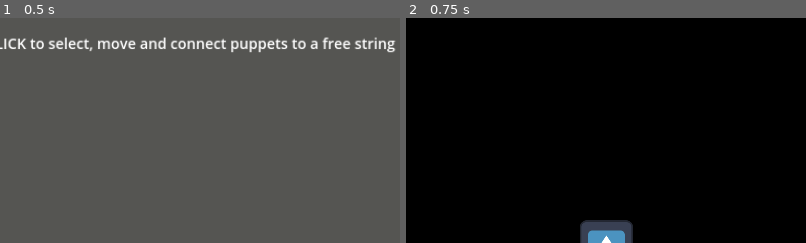
Above: before the commit, frames 1-2 (left to right).
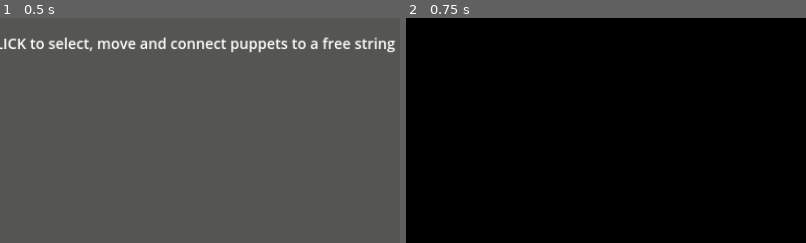
Above: after the commit, the same moments.

Repository: Sidremus/June2024Jam
Game: Godot game, scene res://Danae/Assets/Scenes/Game.tscn
Two runs of this game, one before a commit and one after it. Both use one fixed random seed, a clock stepped at 60 frames per second and the inputs below. The engine's default icon, where the game draws it, is replaced by a stand-in: a white triangle on a blue panel in a dark square. Video files are missing from this copy of the repository; at most half a second of black plays in their place.
Inputs:
- Up to frame 1 (0.5 s): no input
- Up to frame 2 (0.75 s): click "PLAY" at 0.5 s
The pictures show only the part of the screen within x 31-81%, y 50-100%; the shares and areas given below are measured in that part.

Frame 1 is identical in both runs. In frame 2, 1.3% of the frame differs, in the area x 43-57%, y 89-100%.

Commit message:
intro text added to the game scene

Diff:
--- a/Danae/Assets/Scenes/Game.tscn
+++ b/Danae/Assets/Scenes/Game.tscn
@@ -1,10 +1,11 @@
-[gd_scene load_steps=6 format=3 uid="uid://b12cjkf4r5bi3"]
+[gd_scene load_steps=7 format=3 uid="uid://b12cjkf4r5bi3"]
 
 [ext_resource type="PackedScene" uid="uid://bst4j8b3dheyv" path="res://Danae/Assets/Scenes/main_menu.tscn" id="1_wkuu7"]
 [ext_resource type="Script" path="res://Danae/Assets/Scenes/SceneManager.gd" id="1_y0kpd"]
 [ext_resource type="AudioStream" uid="uid://x1w2ea457l8w" path="res://Danae/Assets/Audio/sfx-001.mp3" id="2_qyfys"]
 [ext_resource type="PackedScene" uid="uid://d0lis08e6g0uc" path="res://Danae/Assets/Scenes/Audio.tscn" id="3_14x1i"]
 [ext_resource type="PackedScene" uid="uid://yxpfkbnikd5y" path="res://Danae/Assets/Scenes/blockout_v1.0.tscn" id="4_f64l2"]
+[ext_resource type="PackedScene" uid="uid://ccx351glojkvl" path="res://Danae/Assets/Scenes/ui_text.tscn" id="6_op10v"]
 
 [node name="Game" type="Node2D"]
 script = ExtResource("1_y0kpd")
@@ -20,17 +21,48 @@
 [node name="ColorRect" parent="Main menu" index="1"]
 color = Color(0.317647, 0.317647, 0.317647, 1)
 
+[node name="UiText" parent="." instance=ExtResource("6_op10v")]
+
+[node name="Intro1" parent="UiText" index="0"]
+offset_left = 3.0
+offset_top = 0.0
+offset_right = 1925.0
+offset_bottom = 1074.0
+
+[node name="Intro2" parent="UiText" index="1"]
+offset_left = 3.0
+offset_top = 0.0
+offset_right = 1925.0
+offset_bottom = 1074.0
+
+[node name="Intro3" parent="UiText" index="2"]
+offset_left = 3.0
+offset_top = 0.0
+offset_right = 1925.0
+offset_bottom = 1074.0
+
+[node name="Intro4" parent="UiText" index="3"]
+offset_left = 3.0
+offset_top = 0.0
+offset_right = 1925.0
+offset_bottom = 1074.0
+
+[node name="Intro5" parent="UiText" index="4"]
+offset_left = 3.0
+offset_top = 0.0
+offset_right = 1925.0
+offset_bottom = 1074.0
+
 [node name="Blockout" parent="." instance=ExtResource("4_f64l2")]
 
 [node name="Maze walls" parent="Blockout/World/WALLS" index="0" groups=["Walls"]]
 
 [node name="Main walls" parent="Blockout/World/WALLS" index="1" groups=["Walls"]]
 
-[node name="Icon" parent="Blockout" index="3" groups=["Walls"]]
-
 [connection signal="startGame" from="Main menu" to="Audio" method="_on_main_menu_start_game"]
 [connection signal="pressed" from="Main menu/VBoxContainer/Play Button" to="." method="_on_play_button_pressed"]
 
 [editable path="Audio"]
 [editable path="Main menu"]
+[editable path="UiText"]
 [editable path="Blockout"]
--- a/Danae/Assets/Scenes/SceneManager.gd
+++ b/Danae/Assets/Scenes/SceneManager.gd
@@ -1,5 +1,6 @@
 extends Node2D
 @onready var main_menu = $"Main menu"
+@onready var ui_text = $UiText
 
 var group1_nodes
 # Called when the node enters the scene tree for the first time.
@@ -25,4 +26,4 @@
 func _on_play_button_pressed():
 	main_menu.queue_free()
 	_revealGroupNodes(group1_nodes)
-	pass # Replace with function body.
+	ui_text._textAnimation()
--- a/Danae/Assets/Scenes/TextManager.gd
+++ b/Danae/Assets/Scenes/TextManager.gd
@@ -16,5 +16,5 @@
 	$AnimationPlayer.play("fade_to_normal")
 
 func _textAnimation():
-	await get_tree().create_timer(2.).timeout
+	await get_tree().create_timer(5.).timeout
 	_fadeTextIn()
--- a/Danae/Assets/Scenes/blockout_v1.0.tscn
+++ b/Danae/Assets/Scenes/blockout_v1.0.tscn
@@ -1,7 +1,6 @@
-[gd_scene load_steps=14 format=3 uid="uid://yxpfkbnikd5y"]
+[gd_scene load_steps=13 format=3 uid="uid://yxpfkbnikd5y"]
 
 [ext_resource type="Shader" path="res://Danae/Assets/Shaders/walls.gdshader" id="1_ffy15"]
-[ext_resource type="Texture2D" uid="uid://cldumfk0e0idw" path="res://icon.svg" id="2_5oweb"]
 [ext_resource type="Texture2D" uid="uid://cxv22vupxunbq" path="res://Sid/2D/grid.png" id="6_yysmq"]
 
 [sub_resource type="ShaderMaterial" id="ShaderMaterial_5mu4t"]
@@ -171,7 +170,3 @@
 position = Vector2(968, 544)
 editor_only = true
 energy = 0.5
-
-[node name="Icon" type="Sprite2D" parent="."]
-position = Vector2(1069, 1090)
-texture = ExtResource("2_5oweb")
--- a/Danae/Assets/Scenes/ui_text.tscn
+++ b/Danae/Assets/Scenes/ui_text.tscn
@@ -1,6 +1,69 @@
 [gd_scene load_steps=7 format=3 uid="uid://ccx351glojkvl"]
 
 [ext_resource type="Script" path="res://Danae/Assets/Scenes/TextManager.gd" id="1_ua8wn"]
+
+[sub_resource type="Animation" id="Animation_njpk8"]
+length = 0.001
+tracks/0/type = "value"
+tracks/0/imported = false
+tracks/0/enabled = true
+tracks/0/path = NodePath("Intro1:modulate")
+tracks/0/interp = 1
+tracks/0/loop_wrap = true
+tracks/0/keys = {
+"times": PackedFloat32Array(0),
+"transitions": PackedFloat32Array(1),
+"update": 0,
+"values": [Color(1, 1, 1, 1)]
+}
+tracks/1/type = "value"
+tracks/1/imported = false
+tracks/1/enabled = true
+tracks/1/path = NodePath("Intro3:modulate")
+tracks/1/interp = 1
+tracks/1/loop_wrap = true
+tracks/1/keys = {
+"times": PackedFloat32Array(0),
+"transitions": PackedFloat32Array(1),
+"update": 0,
+"values": [Color(1, 1, 1, 0)]
+}
+tracks/2/type = "value"
+tracks/2/imported = false
+tracks/2/enabled = true
+tracks/2/path = NodePath("Intro2:modulate")
+tracks/2/interp = 1
+tracks/2/loop_wrap = true
+tracks/2/keys = {
+"times": PackedFloat32Array(0),
+"transitions": PackedFloat32Array(1),
+"update": 0,
+"values": [Color(1, 1, 1, 0)]
+}
+tracks/3/type = "value"
+tracks/3/imported = false
+tracks/3/enabled = true
+tracks/3/path = NodePath("Intro4:modulate")
+tracks/3/interp = 1
+tracks/3/loop_wrap = true
+tracks/3/keys = {
+"times": PackedFloat32Array(0),
+"transitions": PackedFloat32Array(1),
+"update": 0,
+"values": [Color(1, 1, 1, 0)]
+}
+tracks/4/type = "value"
+tracks/4/imported = false
+tracks/4/enabled = true
+tracks/4/path = NodePath("Intro5:modulate")
+tracks/4/interp = 1
+tracks/4/loop_wrap = true
+tracks/4/keys = {
+"times": PackedFloat32Array(0),
+"transitions": PackedFloat32Array(1),
+"update": 0,
+"values": [Color(1, 1, 1, 0)]
+}
 
 [sub_resource type="Animation" id="Animation_4q7tu"]
 resource_name = "fade_to_black"
@@ -80,69 +143,6 @@
 "transitions": PackedFloat32Array(1, 1, 1, 1),
 "update": 0,
 "values": [Color(1, 1, 1, 0), Color(1, 1, 1, 1), Color(1, 1, 1, 1), Color(1, 1, 1, 0)]
-}
-
-[sub_resource type="Animation" id="Animation_njpk8"]
-length = 0.001
-tracks/0/type = "value"
-tracks/0/imported = false
-tracks/0/enabled = true
-tracks/0/path = NodePath("Intro1:modulate")
-tracks/0/interp = 1
-tracks/0/loop_wrap = true
-tracks/0/keys = {
-"times": PackedFloat32Array(0),
-"transitions": PackedFloat32Array(1),
-"update": 0,
-"values": [Color(1, 1, 1, 1)]
-}
-tracks/1/type = "value"
-tracks/1/imported = false
-tracks/1/enabled = true
-tracks/1/path = NodePath("Intro3:modulate")
-tracks/1/interp = 1
-tracks/1/loop_wrap = true
-tracks/1/keys = {
-"times": PackedFloat32Array(0),
-"transitions": PackedFloat32Array(1),
-"update": 0,
-"values": [Color(1, 1, 1, 0)]
-}
-tracks/2/type = "value"
-tracks/2/imported = false
-tracks/2/enabled = true
-tracks/2/path = NodePath("Intro2:modulate")
-tracks/2/interp = 1
-tracks/2/loop_wrap = true
-tracks/2/keys = {
-"times": PackedFloat32Array(0),
-"transitions": PackedFloat32Array(1),
-"update": 0,
-"values": [Color(1, 1, 1, 0)]
-}
-tracks/3/type = "value"
-tracks/3/imported = false
-tracks/3/enabled = true
-tracks/3/path = NodePath("Intro4:modulate")
-tracks/3/interp = 1
-tracks/3/loop_wrap = true
-tracks/3/keys = {
-"times": PackedFloat32Array(0),
-"transitions": PackedFloat32Array(1),
-"update": 0,
-"values": [Color(1, 1, 1, 0)]
-}
-tracks/4/type = "value"
-tracks/4/imported = false
-tracks/4/enabled = true
-tracks/4/path = NodePath("Intro5:modulate")
-tracks/4/interp = 1
-tracks/4/loop_wrap = true
-tracks/4/keys = {
-"times": PackedFloat32Array(0),
-"transitions": PackedFloat32Array(1),
-"update": 0,
-"values": [Color(1, 1, 1, 0)]
 }
 
 [sub_resource type="Animation" id="Animation_824dv"]
